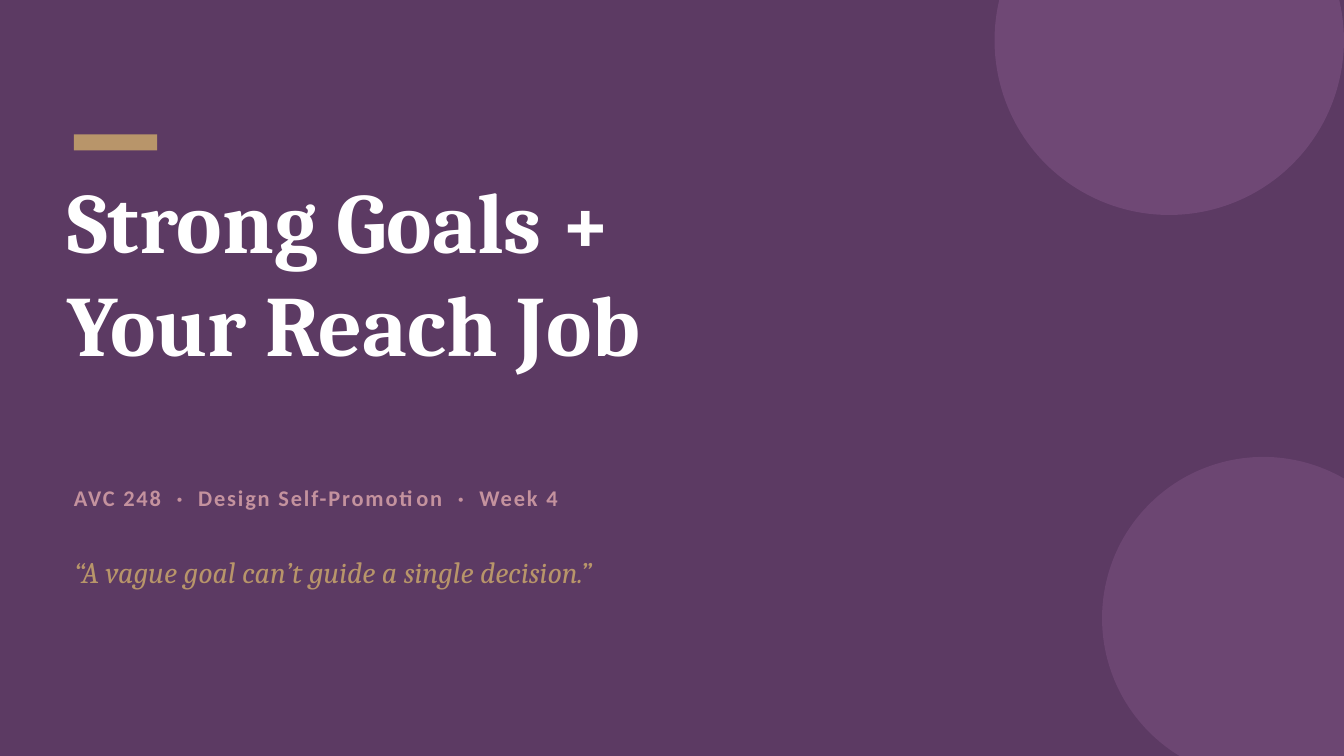
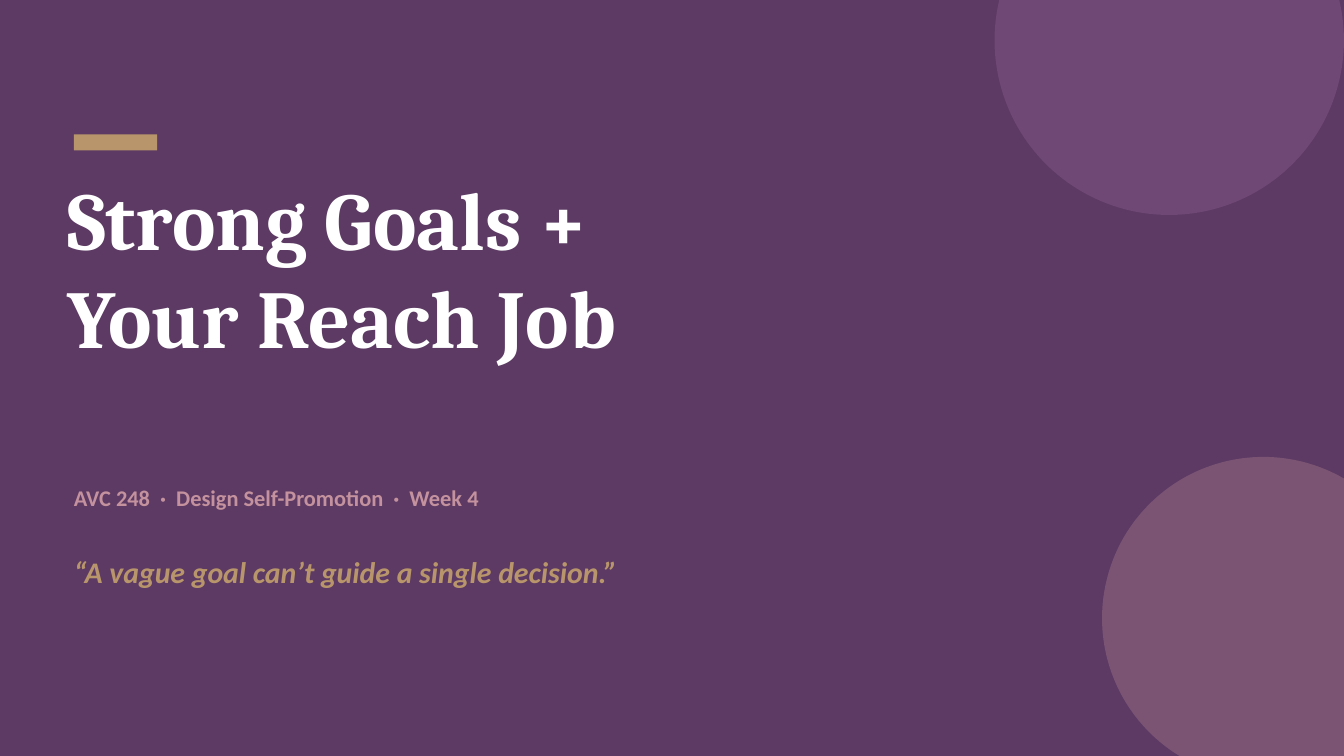
Before and after one commit to singletrackmom/singletrackmom.github.io, a slide deck: slide 1 of canvas/avc248/slides/week-04-goals-and-reach-job.pptx. Drawn at 1344x756 pixels with LibreOffice and Linux fonts; fonts in the diff are those of the drawing. Boxes give left, top, right and bottom in pixels: in the first picture for what was removed or moved away, otherwise in the second. Text is boxed around its words. In the diff, an @@ line names an element or a change of style, - is before the commit and + after.

```diff
--- a/canvas/avc248/slides/week-04-goals-and-reach-job.pptx
+++ b/canvas/avc248/slides/week-04-goals-and-reach-job.pptx
@@ text "Strong Goals +" at [67,193,616,366]: size 46 to 44 pt @@
@@ text "AVC 248 · Design Self-Promotion ..." at [74,490,478,510]: letter spacing 1 to 0 pt @@
@@ ellipse at [1102,457,1344,756]: fill #7A5080 at 55% opacity to #C4929E at 30% opacity @@
@@ text "“A vague goal can’t guide ..." at [74,561,617,588]: font Cambria to Calibri, bold on @@
```
Also in this commit, not shown: 6 other slides changed, 2 slides added, 1 slide removed, 33 other files.
